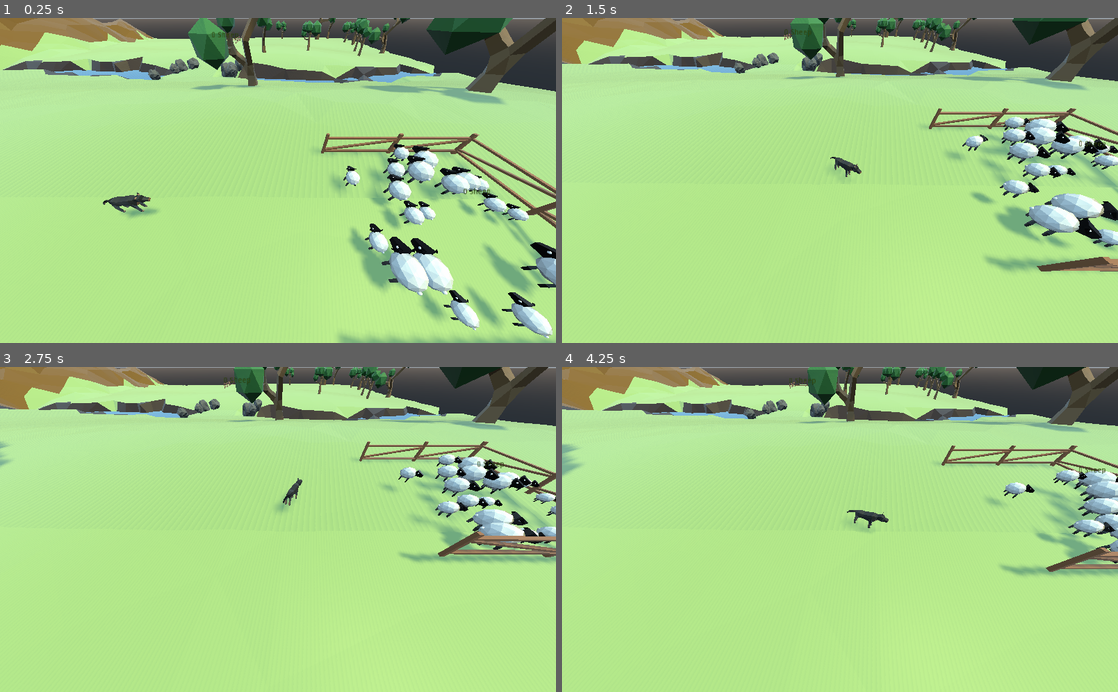
Above: before the commit, frames 1-4 (two rows, left to right).
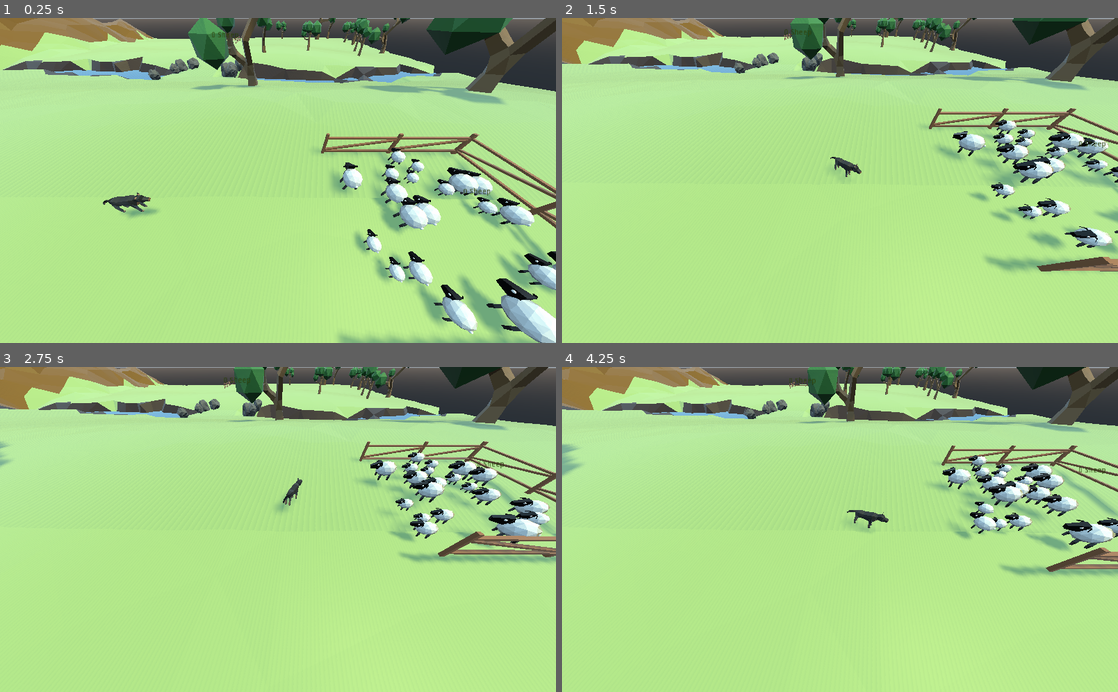
Above: after the commit, the same moments.

Repository: panic-fennecs/ideal-garbanzo
Game: Godot game, scene res://Main.tscn
Same seed, same stepped clock (60 frames per second), same inputs: the game is played once before the commit and once after it. Sound files missing from this copy of the repository are replaced by a short silence.
Inputs (mouse positions are in pixels of both pictures, inside the frame that each line leads up to):
- Up to frame 1 (0.25 s): no input
- Up to frame 2 (1.5 s): tap Enter at 0.5 s; move the mouse to (962, 164) at 0.52 s; click (962, 164) at 0.67 s; drag from (728, 196) to (812, 245) at 1.27 s
- Up to frame 3 (2.75 s): move the mouse to (333, 458) at 2.02 s; click (333, 458) at 2.17 s
- Up to frame 4 (4.25 s): drag from (812, 594) to (673, 480) at 2.77 s; move the mouse to (1006, 578) at 3.52 s; click (1006, 578) at 3.67 s

The runs differ from the first frame. In frame 1, 8.3% of the frame differs, in the area x 60-100%, y 38-100%; in frame 2, 5.4%; in frame 3, 5.1%; in frame 4, 5.0%.

Commit message:
fix hovering sheeps

Diff:
--- a/Sheep.gd
+++ b/Sheep.gd
@@ -37,15 +37,16 @@
 
 func _ready():
 	randomize()
+	var r = randf() * .8 + .7
+	$"SheepModel".transform = $"SheepModel".transform.translated(Vector3(0, (1 - r) * -.7 -.7, 0))
+	$"SheepModel".transform = $"SheepModel".transform.scaled(Vector3(r, r, r))
+
 	add_to_group("sheep")
 	main = get_node("/root/Main")
 	move_animation = $"MoveAnimation"
 	move_animation.set_objects($"SheepModel", self)
 	$ActionTimer.wait_time = randf()*2.0
 	var _c = $ActionTimer.connect("timeout", self, "_on_action")
-	var r = randf() * .8 + .7
-	var c = randf() * .5 + .5
-	$"SheepModel".transform = $"SheepModel".transform.scaled(Vector3(r, r, r))
 
 func init(target_position, entry_position):
 	target_point = target_position
Not shown, changed: todo.md
